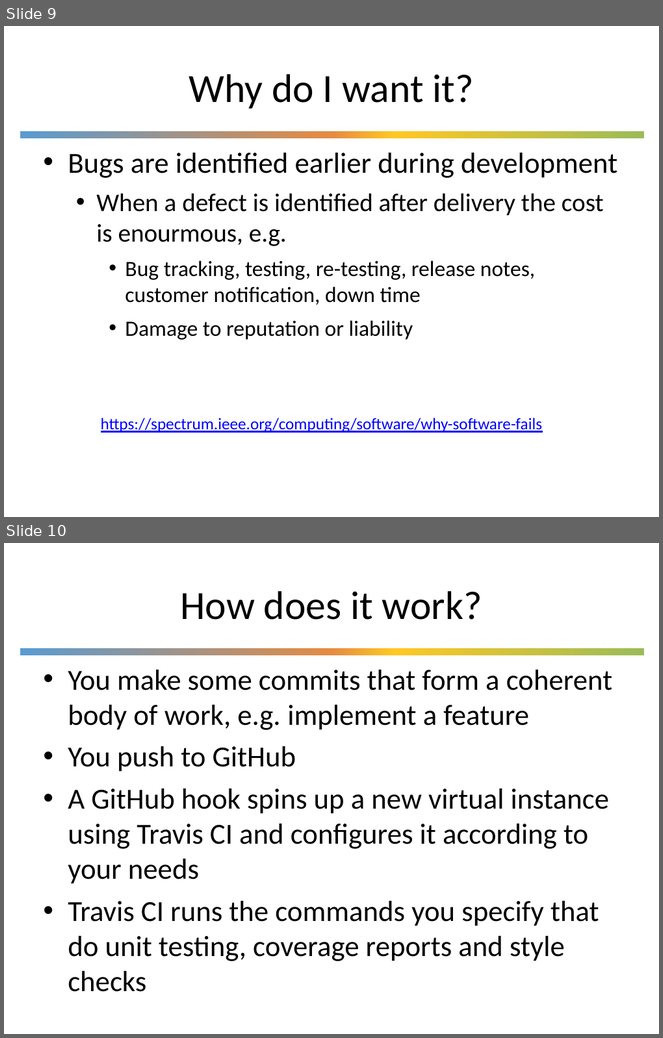
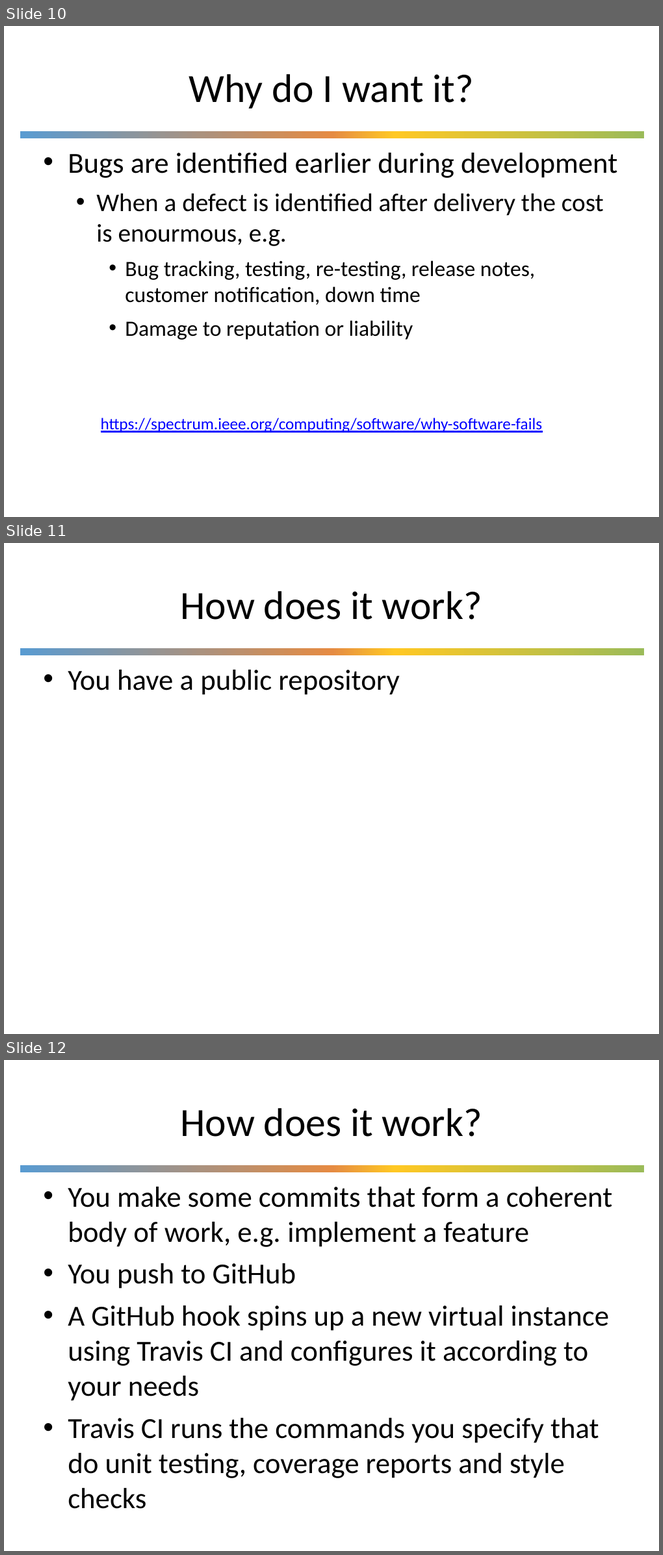
Before and after one commit to UWDIRECT/UWDIRECT.github.io, a slide deck: Wi21_content/SEDS/L13.Continuous_Integration.pptx. Shown one above the other, each under a label of ours: slides 9 and 10 before the commit, slides 10, 11 and 12 after it. The pictures are 663x1038 and 663x1555 pixels, drawn with LibreOffice and Linux fonts; fonts in the diff are those of the drawing; background and template pictures are left out. Boxes give left, top, right and bottom in pixels: in the first picture for what was removed or moved away, otherwise in the second. Text is boxed around its words. In the diff, an @@ line names an element or a change of style, - is before the commit and + after.

```diff
--- a/Wi21_content/SEDS/L13.Continuous_Integration.pptx
+++ b/Wi21_content/SEDS/L13.Continuous_Integration.pptx
@@ slide 11 added at [4,543,659,1034], background #FFFFFF; not listed: 1 template element that a slide beside it also shows @@
@@ title added at [180,591,482,620], 44 pt, text #000000 @@
+How does it work?
@@ text added at [68,670,400,695], 32 pt, text #000000 @@
+• You have a public repository
@@ what was slide 9 is now slide 10 @@
@@ what was slide 10 is now slide 12 @@
```
Also in this commit, not shown: 1 other slide added.
